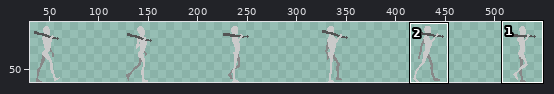
Sprite sheet -- assets/player/amenine/walk.png. The first picture is a wide view before the edit; the outline marks the close-up.
Close-up. First the earlier version:
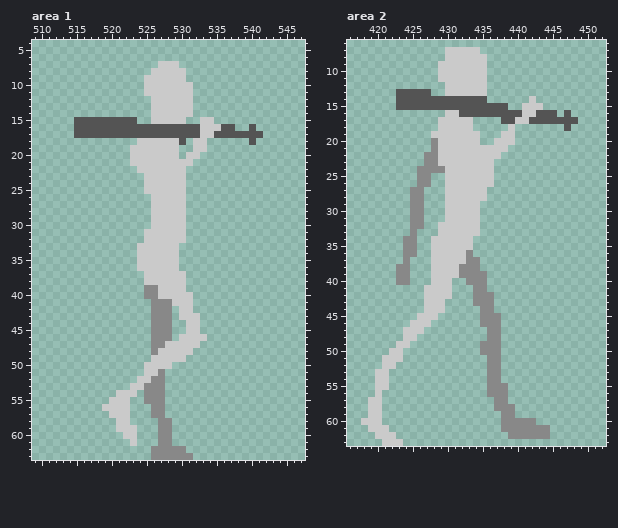
The file is 576x64 pixels. Shown: area 1: x 509..547, y 4..63; area 2: x 416..452, y 6..63. The wide view leaves out empty margins. The commit also changed other parts of the picture, which this record leaves out.
After:
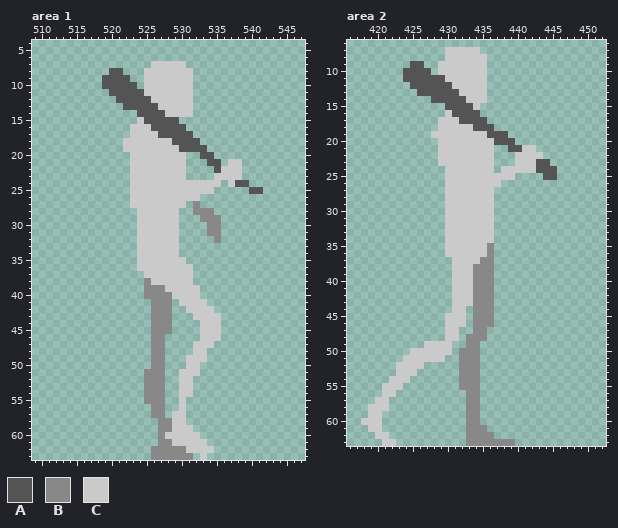
Palette (. is transparent): A #545454  B #888888  C #cacaca
What changed:
Changed rows in their new state; - is an unchanged pixel.
Area 1:
first column x 515:
 7 -----------C---C-----------
 8 -----AA---C-----C----------
 9 ----AAAA--------C----------
10 ----AAAAA------------------
11 -----AAAAA-----------------
12 ------AAAAA----------------
13 -------AAAAA---------------
14 ---------AAAA--------------
15 .........CAAAAA.--..-------
16 ........CCC-----.......--.-
17 ........CCCC-----..........
18 -------CC-----A-AA.------.-
19 -------C-------AAAA--------
20 ---------------C..AA-------
21 ----------------.--AA-CC---
22 --------C-----------ACCC---
23 --------CC----------CCCC---
24 --------CC------CCCCC-CAA--
25 --------CC------CCCC-----AA
26 --------CCC-----CC---------
27 --------CCC------B---------
28 ---------CC----.-BBB-------
29 ---------CC----.--BBB------
30 ---------CC----.---BB------
31 ---------C-----.---BB------
32 ---------C-----.----B------
35 ---------------C-----------
36 ---------------CC----------
37 ----------------C----------
38 ----------B-----C----------
39 ------------B---CC---------
40 ------------BB---C---------
41 --------------.--CC--------
42 ---------------.-CCC-------
43 ---------------..-CCC------
44 ----------------..CCC------
45 ----------------..CCC------
46 -------------.-...-CC------
47 -------------....-CC-------
48 ------------B....CC--------
49 -----------BB...CCC--------
50 ----------.BB.--CC---------
51 ----------BB---CCC---------
52 ---------.B----CC----------
53 --------..-----CC----------
54 ------...------CC----------
55 -----...-------C-----------
56 ----....-------C-----------
57 -----...------CC-----------
58 ------..------CC-----------
59 ------...-----CCC----------
60 -------..----CCCCC---------
61 --------.-----CCCCC--------
62 ----------------CCCC-------
63 ------------------C--------
Area 2:
first column x 419:
 9 ------AA----------------------
10 -----AAAA---------------------
11 -----AAAAAA-------------------
12 ------AAAAAA------------------
13 ----...--AAAA-----------------
14 ----.....-----CCC------.------
15 ----.......----C....--...-----
16 ------------A---...........-.-
17 -------------AAAA--...........
18 ---------------AAA--.-------.-
19 ----------------CAAA.---------
20 ---------.------CCAAA---------
21 ---------.--------..AACC------
22 --------..--------.--CCCC-----
23 --------..-----------CCCAA----
24 -------....--------CCCCCAAA---
25 -------..---------CCC----AA---
26 -------..---------C-----------
27 ------..---------C------------
28 ------..---------C------------
29 ------..--------CC------------
30 ------..--------CC------------
31 ------..--------CC------------
32 ------..--.-----CC------------
33 ------.---.-----CC------------
34 -----..--..----CCC------------
35 -----..--..----CCB------------
36 -----..--..---CCCB------------
37 -----.---...--CCBB------------
38 ----..---...-CC-BB------------
39 ----..---...-CC--B------------
40 ----..---...CCC--B------------
41 --------....CCC--B------------
42 --------....CCC---------------
43 --------...-CCC---------------
44 --------...-CC-B--------------
45 -------...-CCC-B--.-----------
46 ------...--CCC-B--.-----------
47 -----...---CC--BB..-----------
48 -----..----CC-BBB..-----------
49 ----..--CCCC--BB...-----------
50 ---..-CCCCCC-BBB...-----------
51 --...CCCCCC--BBB-..-----------
52 --..CCCC-----BBB-..-----------
53 -..-CCC------BBB-..-----------
54 -..CCC-------BBB-..-----------
55 -.-CC--------BBB-...----------
56 -.CC----------BB-...----------
57 .-C-----------BB--..----------
58 --C-----------BB--...---------
59 --------------BB---..---------
60 --------------BB---.....------
61 --.-----------BBB--.......----
62 ---.----------BBBB--......----
63 ----.---------BBBBBBB---------
Pixel boxes of the changes (left, top, right, bottom) in both close-ups:
changed: (74, 61, 263, 460)
changed: (368, 61, 578, 446)
